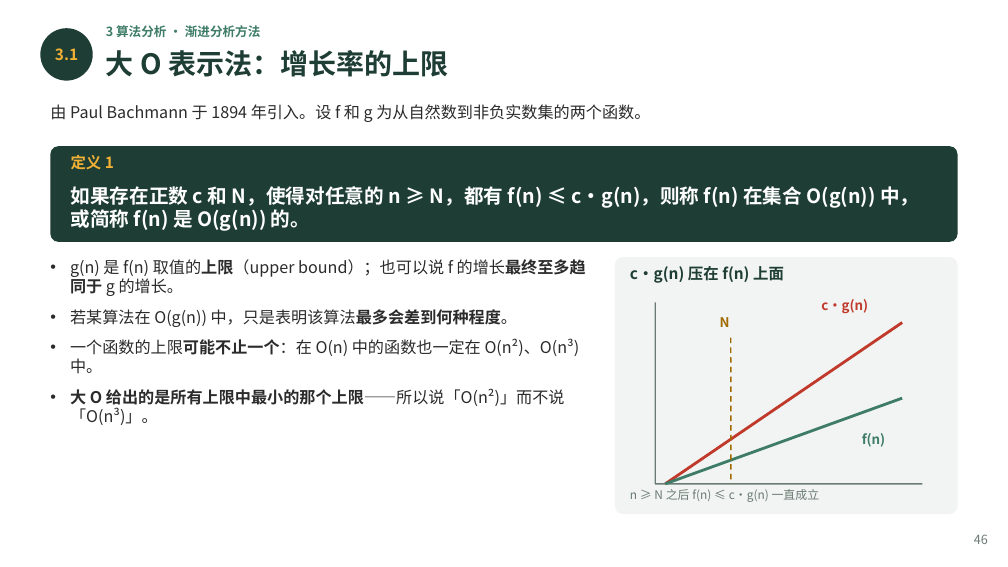
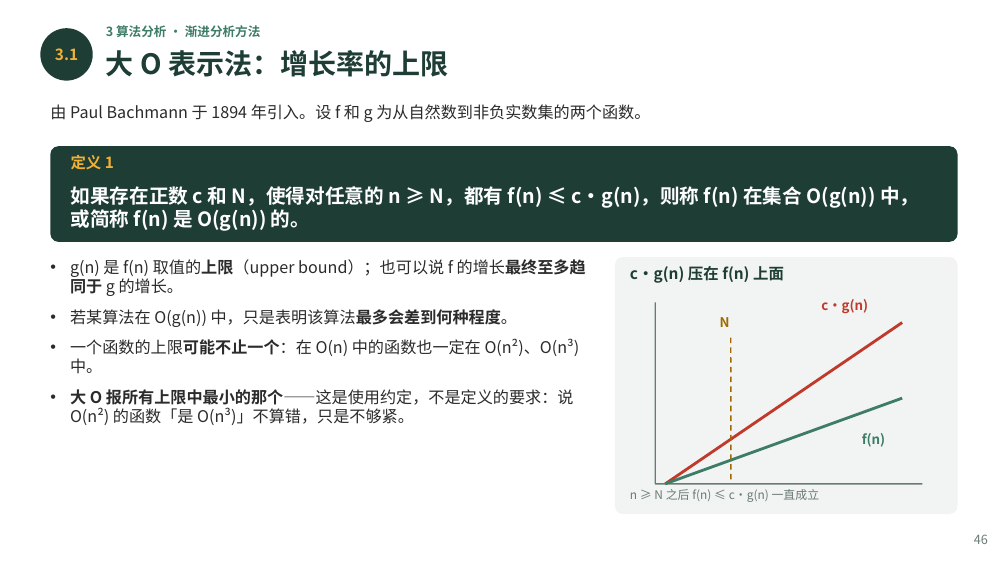
Before and after one commit to GMyhf/2026fall-cs201cq, a slide deck: slide 46 of courseware/202609_DSA_01_ADT_Floyd_Complexity.pptx. Drawn at 1008x567 pixels with LibreOffice and Linux fonts; fonts in the diff are those of the drawing. Boxes give left, top, right and bottom in pixels: in the first picture for what was removed or moved away, otherwise in the second. Text is boxed around its words. In the diff, an @@ line names an element or a change of style, - is before the commit and + after.

```diff
--- a/courseware/202609_DSA_01_ADT_Floyd_Complexity.pptx
+++ b/courseware/202609_DSA_01_ADT_Floyd_Complexity.pptx
@@ text at <box>70,389,574,425</box>: text changed @@
-• 大 O 给出的是所有上限中最小的那个上限——所以说「O(n²)」而不说「O(n³)」。
+• 大 O 报所有上限中最小的那个——这是使用约定，不是定义的要求：说 O(n²) 的函数「是 O(n³)」不算错，只是不够紧。
```
Also in this commit, not shown: 15 other slides changed.
